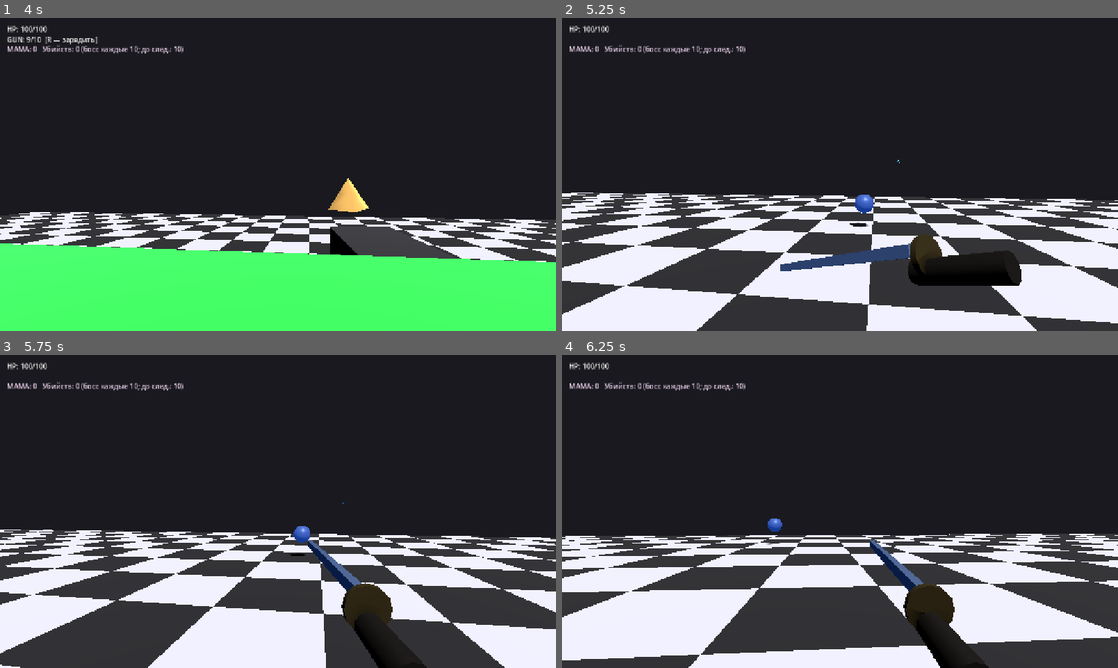
Above: before the commit, frames 1-4 (two rows, left to right).
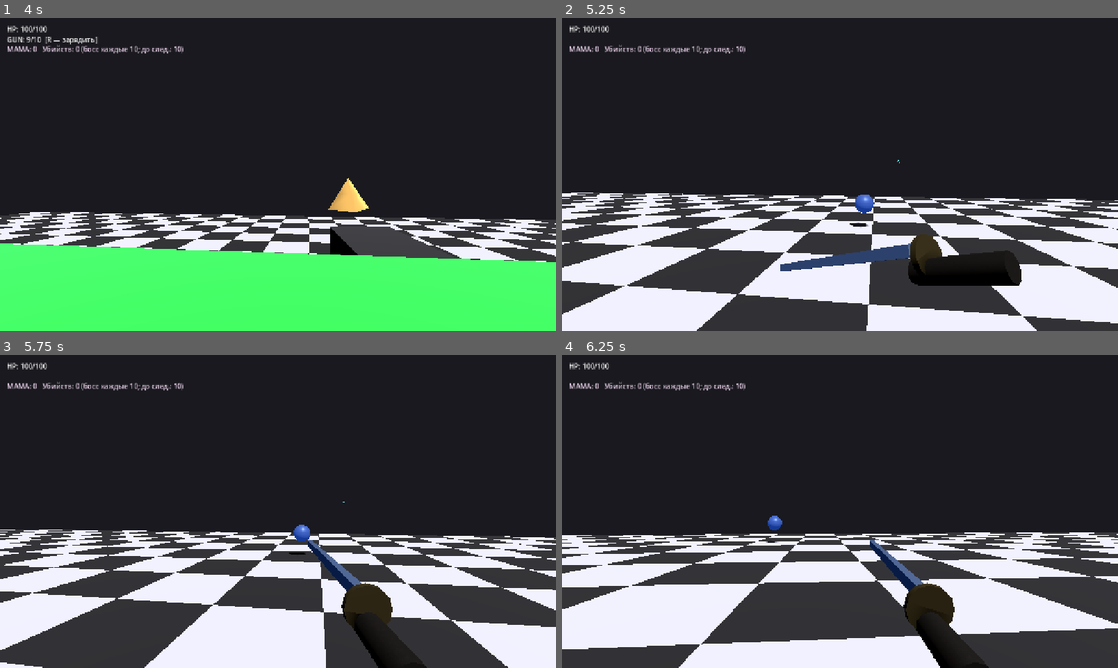
Above: after the commit, the same moments.

Repository: radomirsky/190K-G.O.P
Game: Godot game, scene res://main.tscn
Same seed, same stepped clock (60 frames per second), same inputs: the game is played once before the commit and once after it.
Inputs (mouse positions are in pixels of both pictures, inside the frame that each line leads up to):
- Up to frame 1 (4 s): tap Enter at 0.5 s; move the mouse to (272, 180) at 0.52 s; hold W 0.53-2.78 s; tap E at 0.6 s; click (272, 180) at 0.67 s; tap Space at 0.77, 1.52, 3.02, 3.77 s; move the mouse to (316, 177) at 1.27 s; tap Shift at 1.35 s; click (316, 177) at 1.42 s; move the mouse to (233, 171) at 2.02 s; tap 1 at 2.1 s; click (233, 171) at 2.17 s; move the mouse to (283, 174) at 2.77 s; hold A 2.78-3.53 s; tap 2 at 2.85 s; click (283, 174) at 2.92 s; move the mouse to (255, 168) at 3.52 s; hold W from 3.53 s (still down); tap 3 at 3.6 s; click (255, 168) at 3.67 s
- Up to frame 2 (5.25 s): keep holding W; tap Escape (ui_cancel) at 4.15 s; move the mouse to (867, 174) at 4.27 s; tap 4 at 4.35 s; click (867, 174) at 4.42 s; tap Space at 4.52 s; move the mouse to (812, 174) at 5.02 s; tap 5 at 5.1 s; click (812, 174) at 5.17 s
- Up to frame 3 (5.75 s): keep holding W
- Up to frame 4 (6.25 s): move the mouse to (851, 505) at 5.77 s; release W at 5.78 s; hold D from 5.78 s (still down); tap C at 5.85 s; click (851, 505) at 5.92 s; tap Space at 6.02 s

Frame 1 is identical in both runs. In frame 2, less than 0.1% of the frame differs, in the area x 2-100%, y 56-98%; in frame 3, 3.3%; in frame 4, 11%, in the area x 0-100%, y 51-100%.

Commit message:
Пауза по Esc (синий оверлей, Продолжить); правки врага
Made-with: Cursor

Diff:
--- a/enemy.gd
+++ b/enemy.gd
@@ -12,13 +12,15 @@
 @export var touch_damage: int = 8
 @export var touch_distance: float = 2.1
 @export var attack_cooldown_sec: float = 0.45
+@export_range(0.05, 0.8, 0.01) var attack_anim_sec: float = 0.16
+@export_range(0.0, 1.0, 0.01) var attack_anim_strength: float = 0.85
 ## "Видит игрока": дистанция и проверка лучом. Как только увидел один раз — всегда агрится.
 @export var vision_range: float = 28.0
 @export var vision_ray_height: float = 1.1
 @export var vision_requires_line_of_sight: bool = true
 @export var death_shard_impulse: float = 8.0
 @export var death_shard_up: float = 3.5
-@export_range(0, 12, 1) var death_big_shards_max: int = 4
+@export_range(0, 12, 1) var death_big_shards_max: int = 10
 @export_range(0, 12, 1) var death_small_shards_max: int = 0
 @export_range(0.2, 4.0, 0.05) var death_big_shard_size_mul: float = 2.15
 @export_range(0.2, 2.0, 0.05) var death_small_shard_size_mul: float = 0.55
@@ -46,6 +48,7 @@
 
 var _break_cd: float = 0.0
 var _attack_cd: float = 0.0
+var _attack_anim: float = 0.0
 var _initial_max_hp: int = 5
 var _last_sawed_volley_id: int = -1
 var _player: Node3D = null
@@ -169,6 +172,7 @@
 
 	_break_cd = maxf(_break_cd - delta, 0.0)
 	_attack_cd = maxf(_attack_cd - delta, 0.0)
+	_attack_anim = maxf(_attack_anim - delta, 0.0)
 	_invuln = maxf(_invuln - delta, 0.0)
 	_thrown_stun = maxf(_thrown_stun - delta, 0.0)
 	_flash = maxf(_flash - delta, 0.0)
@@ -176,6 +180,8 @@
 		_set_humanoid_color(_base_color)
 
 	velocity.y -= gravity * delta
+
+	_update_attack_anim_visual()
 
 	if _player:
 		# Как только "увидели" игрока — сразу агро и погоня/атака.
@@ -195,6 +201,22 @@
 				velocity.z = lerpf(velocity.z, target_xz.z, steer)
 
 	move_and_slide()
+
+
+func _update_attack_anim_visual() -> void:
+	var hum := get_node_or_null("Humanoid") as Node3D
+	if hum == null:
+		return
+	if _attack_anim <= 0.0:
+		hum.rotation.x = 0.0
+		hum.position = Vector3.ZERO
+		return
+	var t := 1.0 - clampf(_attack_anim / maxf(attack_anim_sec, 0.001), 0.0, 1.0)
+	# Делаем "удар": наклон вперёд + лёгкий рывок, с ease-кривой.
+	var k := sin(t * PI)
+	var str := attack_anim_strength * (1.35 if is_boss else 1.0)
+	hum.rotation.x = -0.7 * k * str
+	hum.position = Vector3(0.0, 0.0, -0.25 * k * str)
 
 
 func _can_see_player() -> bool:
@@ -249,7 +271,7 @@
 		var rad2 := rad * rad
 		var push := Vector3.ZERO
 		for node in get_tree().get_nodes_in_group("enemy"):
-			if node == self or not node is Node3D:
+			if node == self or not (node is Node3D):
 				continue
 			var e := node as Node3D
 			var off := global_position - e.global_position
@@ -271,7 +293,8 @@
 		return
 	if _player.has_method("take_damage"):
 		_attack_cd = attack_cooldown_sec
-		_player.call("take_damage", touch_damage)
+		_attack_anim = maxf(_attack_anim, attack_anim_sec)
+		_player.call("take_damage", touch_damage, "enemy")
 
 
 func _set_humanoid_color(c: Color) -> void:
@@ -411,139 +434,6 @@
 		GameProgress.spawn_boss_mama_drops(global_position)
 	else:
 		GameProgress.on_regular_enemy_died(global_position)
-	var scene := get_tree().current_scene
-	if scene == null:
-		queue_free()
-		return
-	var hum := get_node_or_null("Humanoid") as Node3D
-	if hum == null:
-		queue_free()
-		return
-	var mat_col := Color(0.95, 0.32, 0.32, 1.0)
-	for child in hum.get_children():
-		if not child is MeshInstance3D:
-			continue
-		var mi := child as MeshInstance3D
-		if mi.get_surface_override_material(0) is StandardMaterial3D:
-			mat_col = (mi.get_surface_override_material(0) as StandardMaterial3D).albedo_color
-			break
-	var scr: Script = load("res://throwable_break.gd") as Script
-	# Развал: максимум 4 больших куска + максимум 4 очень маленьких.
-	var parts: Array[MeshInstance3D] = []
-	for child in hum.get_children():
-		if child is MeshInstance3D:
-			parts.append(child as MeshInstance3D)
-	var want_parts := mini(death_big_shards_max, parts.size())
-	var step := maxi(1, parts.size() / maxi(1, want_parts))
-	var sel: Array[MeshInstance3D] = []
-	var idx := 0
-	while sel.size() < want_parts and idx < parts.size():
-		sel.append(parts[idx])
-		idx += step
-	while sel.size() < want_parts and parts.size() > 0:
-		sel.append(parts[sel.size() % parts.size()])
-
-	var BIG_MUL := maxf(death_big_shard_size_mul, 0.01)
-	var SMALL_MUL := maxf(death_small_shard_size_mul, 0.01)
-	for mi in sel:
-		var rb := RigidBody3D.new()
-		rb.set_script(scr)
-		rb.name = "BrickShard_enemy_%d" % get_instance_id()
-		rb.mass = 0.12 * pow(BIG_MUL, 3.0)
-		rb.continuous_cd = true
-		var mesh_i := MeshInstance3D.new()
-		var col := CollisionShape3D.new()
-		var mat := StandardMaterial3D.new()
-		mat.albedo_color = mat_col
-		mesh_i.set_surface_override_material(0, mat)
-		if mi.mesh is SphereMesh:
-			var src_s := mi.mesh as SphereMesh
-			var sm := SphereMesh.new()
-			sm.radius = src_s.radius * BIG_MUL
-			sm.height = src_s.height * BIG_MUL
-			mesh_i.mesh = sm
-			var sph := SphereShape3D.new()
-			sph.radius = maxf(0.05, src_s.radius * 0.95 * BIG_MUL)
-			col.shape = sph
-		else:
-			var bm := BoxMesh.new()
-			var sz := 0.85
-			if mi.mesh is BoxMesh:
-				sz = (mi.mesh as BoxMesh).size.x
-			sz *= BIG_MUL
-			bm.size = Vector3(sz, sz, sz)
-			mesh_i.mesh = bm
-			var bs := BoxShape3D.new()
-			bs.size = Vector3(sz, sz, sz)
-			col.shape = bs
-		rb.add_child(mesh_i)
-		rb.add_child(col)
-		rb.add_to_group("throwable")
-		scene.add_child(rb)
-		ThrowablesBudget.track_throwable(rb)
-		rb.global_position = mi.global_position
-		var away := (mi.global_position - global_position)
-		if away.length_squared() < 1e-6:
-			away = Vector3(randf_range(-1, 1), 0, randf_range(-1, 1))
-		away = away.normalized()
-		rb.linear_velocity = away * death_shard_impulse + Vector3.UP * death_shard_up
-		rb.angular_velocity = Vector3(
-			randf_range(-8.0, 8.0), randf_range(-8.0, 8.0), randf_range(-8.0, 8.0)
-		)
-
-	# Маленькие кусочки (до 4), чтобы был “мелкий мусор”.
-	var want_small := mini(death_small_shards_max, sel.size())
-	for i in range(want_small):
-		var mi2 := sel[i]
-		var rb2 := RigidBody3D.new()
-		rb2.set_script(scr)
-		rb2.name = "BrickShard_enemy_small_%d" % get_instance_id()
-		rb2.mass = 0.12 * pow(SMALL_MUL, 3.0)
-		rb2.continuous_cd = true
-		var mesh_i2 := MeshInstance3D.new()
-		var col2 := CollisionShape3D.new()
-		var mat2 := StandardMaterial3D.new()
-		mat2.albedo_color = mat_col
-		mesh_i2.set_surface_override_material(0, mat2)
-		if mi2.mesh is SphereMesh:
-			var src_s2 := mi2.mesh as SphereMesh
-			var sm2 := SphereMesh.new()
-			sm2.radius = src_s2.radius * SMALL_MUL
-			sm2.height = src_s2.height * SMALL_MUL
-			mesh_i2.mesh = sm2
-			var sph2 := SphereShape3D.new()
-			sph2.radius = maxf(0.03, src_s2.radius * 0.95 * SMALL_MUL)
-			col2.shape = sph2
-		else:
-			var bm2 := BoxMesh.new()
-			var sz2 := 0.85
-			if mi2.mesh is BoxMesh:
-				sz2 = (mi2.mesh as BoxMesh).size.x
-			sz2 *= SMALL_MUL
-			bm2.size = Vector3(sz2, sz2, sz2)
-			mesh_i2.mesh = bm2
-			var bs2 := BoxShape3D.new()
-			bs2.size = Vector3(sz2, sz2, sz2)
-			col2.shape = bs2
-		rb2.add_child(mesh_i2)
-		rb2.add_child(col2)
-		rb2.add_to_group("throwable")
-		scene.add_child(rb2)
-		ThrowablesBudget.track_throwable(rb2)
-		# Чуть разбрасываем вокруг точки кубика.
-		rb2.global_position = mi2.global_position + Vector3(
-			randf_range(-0.12, 0.12),
-			randf_range(-0.08, 0.18),
-			randf_range(-0.12, 0.12)
-		)
-		var away2 := (rb2.global_position - global_position)
-		if away2.length_squared() < 1e-6:
-			away2 = Vector3(randf_range(-1, 1), 0, randf_range(-1, 1))
-		away2 = away2.normalized()
-		rb2.linear_velocity = away2 * (death_shard_impulse * 1.15) + Vector3.UP * (death_shard_up * 1.1)
-		rb2.angular_velocity = Vector3(
-			randf_range(-12.0, 12.0), randf_range(-12.0, 12.0), randf_range(-12.0, 12.0)
-		)
 	queue_free()
 
 
--- /dev/null
+++ b/pause_menu_overlay.gd
@@ -0,0 +1,10 @@
+extends Control
+## Висит поверх игры с PROCESS_MODE_ALWAYS, пока дерево сцены на паузе.
+
+signal continue_requested
+
+
+func _unhandled_input(event: InputEvent) -> void:
+	if event.is_action_pressed("ui_cancel"):
+		continue_requested.emit()
+		get_viewport().set_input_as_handled()
--- a/player.gd
+++ b/player.gd
@@ -8,6 +8,7 @@
 const THROWABLE_PYRAMID_SCENE := preload("res://throwable_pyramid.tscn")
 const THROWABLE_STASIS_RING_SCENE := preload("res://throwable_stasis_ring.tscn")
 const ANIMATRON_BLACKHOLE_SCENE := preload("res://animatron_blackhole.tscn")
+const PAUSE_MENU_OVERLAY := preload("res://pause_menu_overlay.gd")
 const THROWABLE_COLOR_FREE := Color(0.45, 0.65, 0.95, 1.0)
 const THROWABLE_COLOR_FIXED := Color(0.28, 0.72, 0.38, 1.0)
 const THROWABLE_COLOR_ENLARGE_HINT := Color(1.0, 0.9, 0.18, 1.0)
@@ -115,6 +116,8 @@
 @export var katana_range: float = 3.1
 @export var katana_damage: int = 3
 @export var katana_cooldown_sec: float = 0.32
+@export_range(0.1, 3.0, 0.05) var katana_parry_sec: float = 1.0
+@export_range(0.0, 60.0, 0.5) var katana_parry_cooldown_sec: float = 10.0
 
 var gravity: float = ProjectSettings.get_setting("physics/3d/default_gravity")
 
@@ -160,6 +163,10 @@
 var _katana_swing_len: float = 0.12
 var _katana_idle_pos: Vector3 = Vector3(0.22, -0.24, -0.55)
 var _katana_idle_rot: Vector3 = Vector3.ZERO
+var _katana_parry_t: float = 0.0
+var _katana_parry_cd: float = 0.0
+var _katana_parry_flash_t: float = 0.0
+var _katana_blade_mat: StandardMaterial3D = null
 var _dash_t: float = 0.0
 var _dash_cd: float = 0.0
 var _dash_dir: Vector3 = Vector3.ZERO
@@ -176,6 +183,13 @@
 var _hp_cd: float = 0.0
 var _was_on_floor: bool = false
 var _fall_min_vy: float = 0.0
+var _dead_restart_in_progress: bool = false
+var _death_layer: CanvasLayer = null
+var _death_panel: PanelContainer = null
+var _death_visible: bool = false
+var _pause_layer: CanvasLayer = null
+var _pause_overlay: Control = null
+var _pause_visible: bool = false
 var _hp_layer: CanvasLayer = null
 var _hp_label: Label = null
 var _gun_label: Label = null
@@ -250,6 +264,9 @@
 
 func _ready() -> void:
 	add_to_group("player")
+	var tree0 := get_tree()
+	if tree0:
+		tree0.paused = false
 	if _camera:
 		_camera.fov = camera_fov
 	_want_mouse_captured = true
@@ -264,6 +281,7 @@
 	call_deferred("_setup_aim_feedback")
 	call_deferred("_setup_hp_ui")
 	call_deferred("_setup_shop_ui")
+	call_deferred("_ensure_pause_ui")
 	if not GameProgress.mama_changed.is_connected(_on_mama_or_upgrades_changed):
 		GameProgress.mama_changed.connect(_on_mama_or_upgrades_changed)
 	if not GameProgress.upgrades_changed.is_connected(_on_mama_or_upgrades_changed):
@@ -296,6 +314,8 @@
 		return
 	if _shop_open:
 		return
+	if _pause_visible:
+		return
 	if _want_mouse_captured:
 		Input.mouse_mode = Input.MOUSE_MODE_CAPTURED
 		_center_mouse_in_viewport()
@@ -314,6 +334,7 @@
 	# Таймеры и UI крутятся всегда, иначе при видимом курсоре оружие/перезарядка замирают.
 	if (
 		not _shop_open
+		and not _pause_visible
 		and Input.mouse_mode == Input.MOUSE_MODE_CAPTURED
 		and _want_mouse_captured
 	):
@@ -350,6 +371,9 @@
 				_sawed_reload = sawed_refill_finish_anim_sec
 	_animatron_cd = maxf(_animatron_cd - _delta, 0.0)
 	_katana_cd = maxf(_katana_cd - _delta, 0.0)
+	_katana_parry_t = maxf(_katana_parry_t - _delta, 0.0)
+	_katana_parry_cd = maxf(_katana_parry_cd - _delta, 0.0)
+	_katana_parry_flash_t = maxf(_katana_parry_flash_t - _delta, 0.0)
 	_dash_cd = maxf(_dash_cd - _delta, 0.0)
 	_hp_cd = maxf(_hp_cd - _delta, 0.0)
 
@@ -467,8 +491,26 @@
 				k = 1.0 - clampf(_katana_swing_t / maxf(_katana_swing_len, 0.001), 0.0, 1.0)
 				# Ease in/out, чтобы не было “робота”.
 				k = sin(k * PI)
-			_katana_node.position = _katana_idle_pos + Vector3(0.06 * k, 0.03 * k, -0.10 * k)
-			_katana_node.rotation = _katana_idle_rot + Vector3(-0.35 * k, 0.65 * k, -0.15 * k)
+			# Парирование: стойка с поднятым клинком.
+			var p := 0.0
+			if _katana_parry_t > 0.0:
+				p = clampf(_katana_parry_t / maxf(katana_parry_sec, 0.001), 0.0, 1.0)
+			_katana_node.position = (
+				_katana_idle_pos
+				+ Vector3(0.06 * k, 0.03 * k, -0.10 * k)
+				+ Vector3(-0.10 * p, 0.09 * p, 0.06 * p)
+			)
+			_katana_node.rotation = (
+				_katana_idle_rot
+				+ Vector3(-0.35 * k, 0.65 * k, -0.15 * k)
+				+ Vector3(-0.25 * p, -0.55 * p, 0.35 * p)
+			)
+			# Флэш на клинке в момент парирования.
+			if _katana_blade_mat:
+				var fk := 0.0
+				if _katana_parry_flash_t > 0.0:
+					fk = clampf(_katana_parry_flash_t / 0.14, 0.0, 1.0)
+				_katana_blade_mat.emission_energy_multiplier = 0.35 + 0.9 * fk
 	else:
 		# Если катана была активна и режим сменился — возвращаем в idle.
 		if _katana_node and is_instance_valid(_katana_node):
@@ -783,10 +825,15 @@
 		_center_mouse_in_viewport()
 
 
-func take_damage(amount: int) -> void:
+func take_damage(amount: int, source: String = "") -> void:
 	if amount <= 0:
 		return
 	if _hp_cd > 0.0:
+		return
+	if _dead_restart_in_progress:
+		return
+	# Парирование катаной блокирует урон именно от врагов.
+	if _katana_parry_t > 0.0 and source == "enemy":
 		return
 	_hp_cd = damage_invuln_sec
 	_hp = clampi(_hp - amount, 0, max_hp)
@@ -805,6 +852,10 @@
 func _on_player_died() -> void:
 	if not is_inside_tree():
 		return
+	if _dead_restart_in_progress:
+		return
+	_dead_restart_in_progress = true
+	_hide_pause_menu()
 	# Останавливаем управление и врагов.
 	set_process(false)
 	set_physics_process(false)
@@ -812,10 +863,188 @@
 	for node in get_tree().get_nodes_in_group("enemy"):
 		if node is CharacterBody3D:
 			(node as CharacterBody3D).set_physics_process(false)
-	# Можно добавить простую "задержку" перед рестартом при желании — пока перезапускаем сразу.
+	_show_death_screen()
+
+
+func _restart_scene_after_death() -> void:
+	var tree := get_tree()
+	if tree == null:
+		return
+	tree.paused = false
+	tree.reload_current_scene()
+
+
+func _ensure_death_ui() -> void:
+	if _death_layer != null:
+		return
+	_death_layer = CanvasLayer.new()
+	_death_layer.layer = 200
+	add_child(_death_layer)
+	var root := Control.new()
+	root.set_anchors_preset(Control.PRESET_FULL_RECT)
+	_death_layer.add_child(root)
+
+	var red := ColorRect.new()
+	red.set_anchors_preset(Control.PRESET_FULL_RECT)
+	red.color = Color(0.85, 0.05, 0.08, 0.82)
+	root.add_child(red)
+
+	_death_panel = PanelContainer.new()
+	_death_panel.set_anchors_preset(Control.PRESET_CENTER)
+	_death_panel.offset_left = -220
+	_death_panel.offset_top = -110
+	_death_panel.offset_right = 220
+	_death_panel.offset_bottom = 130
+	root.add_child(_death_panel)
+
+	var margin := MarginContainer.new()
+	margin.set_anchors_preset(Control.PRESET_FULL_RECT)
+	margin.add_theme_constant_override("margin_left", 14)
+	margin.add_theme_constant_override("margin_right", 14)
+	margin.add_theme_constant_override("margin_top", 12)
+	margin.add_theme_constant_override("margin_bottom", 12)
+	_death_panel.add_child(margin)
+
+	var v := VBoxContainer.new()
+	v.add_theme_constant_override("separation", 10)
+	margin.add_child(v)
+
+	var title := Label.new()
+	title.text = "ТЫ УМЕР"
+	title.horizontal_alignment = HORIZONTAL_ALIGNMENT_CENTER
+	v.add_child(title)
+
+	var hint := Label.new()
+	hint.text = "Esc — заново\nИли выбери кнопку ниже"
+	hint.horizontal_alignment = HORIZONTAL_ALIGNMENT_CENTER
+	v.add_child(hint)
+
+	var h := HBoxContainer.new()
+	h.add_theme_constant_override("separation", 10)
+	v.add_child(h)
+
+	var restart := Button.new()
+	restart.text = "Заново"
+	restart.custom_minimum_size = Vector2(180, 34)
+	restart.pressed.connect(_restart_scene_after_death)
+	h.add_child(restart)
+
+	var exitb := Button.new()
+	exitb.text = "Выйти"
+	exitb.custom_minimum_size = Vector2(180, 34)
+	exitb.pressed.connect(_exit_game)
+	h.add_child(exitb)
+
+	_death_layer.visible = false
+
+
+func _show_death_screen() -> void:
+	_ensure_death_ui()
+	_death_visible = true
+	if _death_layer:
+		_death_layer.visible = true
+	# Отпускаем мышь для кнопок.
+	_want_mouse_captured = false
+	Input.mouse_mode = Input.MOUSE_MODE_VISIBLE
+
+
+func _ensure_pause_ui() -> void:
+	if _pause_layer != null:
+		return
+	_pause_layer = CanvasLayer.new()
+	_pause_layer.layer = 150
+	_pause_layer.process_mode = Node.PROCESS_MODE_ALWAYS
+	add_child(_pause_layer)
+	var po := Control.new()
+	po.set_script(PAUSE_MENU_OVERLAY)
+	_pause_overlay = po
+	_pause_overlay.set_anchors_preset(Control.PRESET_FULL_RECT)
+	_pause_overlay.focus_mode = Control.FOCUS_ALL
+	_pause_layer.add_child(_pause_overlay)
+	_pause_overlay.continue_requested.connect(_hide_pause_menu)
+
+	var blue := ColorRect.new()
+	blue.set_anchors_preset(Control.PRESET_FULL_RECT)
+	blue.color = Color(0.12, 0.35, 0.92, 0.72)
+	blue.mouse_filter = Control.MOUSE_FILTER_STOP
+	_pause_overlay.add_child(blue)
+
+	var panel := PanelContainer.new()
+	panel.set_anchors_preset(Control.PRESET_CENTER)
+	panel.offset_left = -200
+	panel.offset_top = -80
+	panel.offset_right = 200
+	panel.offset_bottom = 80
+	_pause_overlay.add_child(panel)
+
+	var margin := MarginContainer.new()
+	margin.set_anchors_preset(Control.PRESET_FULL_RECT)
+	margin.add_theme_constant_override("margin_left", 16)
+	margin.add_theme_constant_override("margin_right", 16)
+	margin.add_theme_constant_override("margin_top", 14)
+	margin.add_theme_constant_override("margin_bottom", 14)
+	panel.add_child(margin)
+
+	var v := VBoxContainer.new()
+	v.add_theme_constant_override("separation", 12)
+	margin.add_child(v)
+
+	var title := Label.new()
+	title.text = "Пауза"
+	title.horizontal_alignment = HORIZONTAL_ALIGNMENT_CENTER
+	v.add_child(title)
+
+	var cont := Button.new()
+	cont.text = "Продолжить"
+	cont.custom_minimum_size = Vector2(220, 36)
+	cont.pressed.connect(_hide_pause_menu)
+	v.add_child(cont)
+
+	var hint := Label.new()
+	hint.text = "Esc — продолжить"
+	hint.horizontal_alignment = HORIZONTAL_ALIGNMENT_CENTER
+	v.add_child(hint)
+
+	_pause_layer.visible = false
+
+
+func _show_pause_menu() -> void:
+	if _death_visible or _dead_restart_in_progress:
+		return
+	if _shop_open:
+		return
+	_ensure_pause_ui()
+	_pause_visible = true
+	if _pause_layer:
+		_pause_layer.visible = true
+	if _pause_overlay:
+		_pause_overlay.grab_focus()
 	var tree := get_tree()
 	if tree:
-		tree.reload_current_scene()
+		tree.paused = true
+	_want_mouse_captured = false
+	Input.mouse_mode = Input.MOUSE_MODE_VISIBLE
+
+
+func _hide_pause_menu() -> void:
+	if not _pause_visible:
+		return
+	_pause_visible = false
+	if _pause_layer:
+		_pause_layer.visible = false
+	var tree := get_tree()
+	if tree:
+		tree.paused = false
+	if not _shop_open and not _death_visible:
+		_want_mouse_captured = true
+		Input.mouse_mode = Input.MOUSE_MODE_CAPTURED
+		_center_mouse_in_viewport()
+
+
+func _exit_game() -> void:
+	var tree := get_tree()
+	if tree:
+		tree.quit()
 
 
 func _pitch_limit() -> float:
@@ -1069,6 +1298,8 @@
 
 
 func _input(event: InputEvent) -> void:
+	if _pause_visible:
+		return
 	if event is InputEventKey and event.pressed and not event.echo and event.keycode == KEY_SPACE:
 		if _grapple_state != GrappleState.INACTIVE:
 			_clear_grapple()
@@ -1103,6 +1334,14 @@
 	if event is InputEventMouseButton and event.button_index == MOUSE_BUTTON_RIGHT:
 		if _shop_open or GameProgress.world_time_frozen:
 			pass
+		elif _world_actions_input_ok() and _equipped == EquippedGun.KATANA:
+			if event.pressed:
+				if _katana_parry_cd > 0.0:
+					return
+				_katana_parry_t = katana_parry_sec
+				_katana_parry_flash_t = 0.14
+				_katana_parry_cd = katana_parry_cooldown_sec
+				get_viewport().set_input_as_handled()
 		elif _world_actions_input_ok() and _equipped != EquippedGun.STASIS:
 			if event.pressed:
 				if _grapple_state == GrappleState.PULLING:
@@ -1116,7 +1355,7 @@
 					_ensure_grapple_rope_node()
 					get_viewport().set_input_as_handled()
 	if event is InputEventMouseMotion:
-		if _shop_open:
+		if _shop_open or _pause_visible:
 			return
 		var mm := Input.mouse_mode
 		if (
@@ -1130,7 +1369,7 @@
 			)
 	# ЛКМ: стрельба из пушки (G) или стазиса (F), иначе — метание удерживаемого (как раньше).
 	if event is InputEventMouseButton and event.button_index == MOUSE_BUTTON_LEFT:
-		if _shop_open:
+		if _shop_open or _pause_visible:
 			return
 		if not _world_actions_input_ok():
 			return
@@ -1190,16 +1429,21 @@
 
 func _unhandled_input(event: InputEvent) -> void:
 	if event.is_action_pressed("ui_cancel"):
+		if _death_visible:
+			_restart_scene_after_death()
+			get_viewport().set_input_as_handled()
+			return
 		if _shop_open:
 			_toggle_shop()
 			get_viewport().set_input_as_handled()
 			return
-		_want_mouse_captured = true
-		Input.mouse_mode = Input.MOUSE_MODE_CAPTURED
-		_center_mouse_in_viewport()
-		_look_yaw_target = rotation.y
-		_look_pitch_target = _camera_pivot.rotation.x
+		if _pause_visible:
+			_hide_pause_menu()
+			get_viewport().set_input_as_handled()
+			return
+		_show_pause_menu()
 		get_viewport().set_input_as_handled()
+		return
 
 	if event is InputEventKey and event.pressed and not event.echo:
 		if event.keycode == KEY_SHIFT and event.location == KEY_LOCATION_LEFT:
@@ -1750,6 +1994,7 @@
 	_katana_node.add_child(tsuba)
 
 	var blade := MeshInstance3D.new()
+	blade.name = "Blade"
 	var blade_mesh := BoxMesh.new()
 	blade_mesh.size = Vector3(0.028, 0.04, 1.02)
 	blade.mesh = blade_mesh
@@ -1773,6 +2018,7 @@
 	bmat.emission_enabled = true
 	bmat.emission = Color(0.12, 0.32, 0.75, 1.0)
 	bmat.emission_energy_multiplier = 0.35
+	_katana_blade_mat = bmat
 	blade.set_surface_override_material(0, bmat)
 	blade.position = Vector3(0.0, 0.02, -0.62)
 	_katana_node.add_child(blade)
@@ -2014,7 +2260,7 @@
 				1.0
 			)
 			var dmg := maxi(1, roundi(float(fall_damage_max) * t))
-			take_damage(dmg)
+			take_damage(dmg, "fall")
 	_was_on_floor = on_floor_after
 	if is_on_floor() and _grapple_state == GrappleState.ROPE_READY:
 		_clear_grapple()
